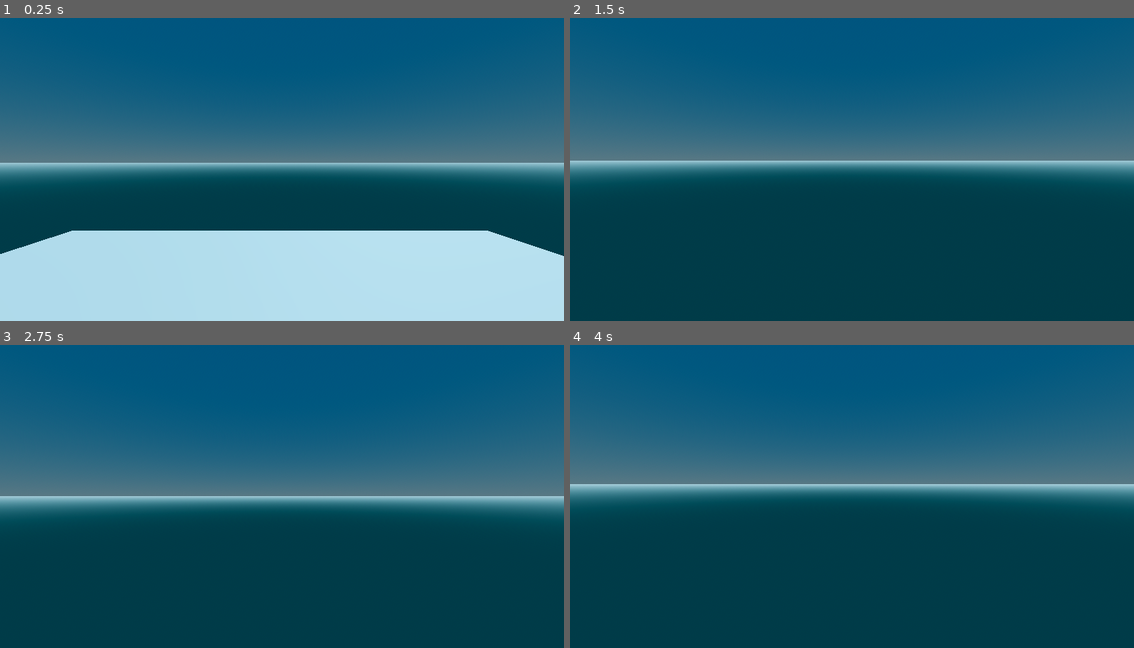
Above: before the commit, frames 1-4 (two rows, left to right).
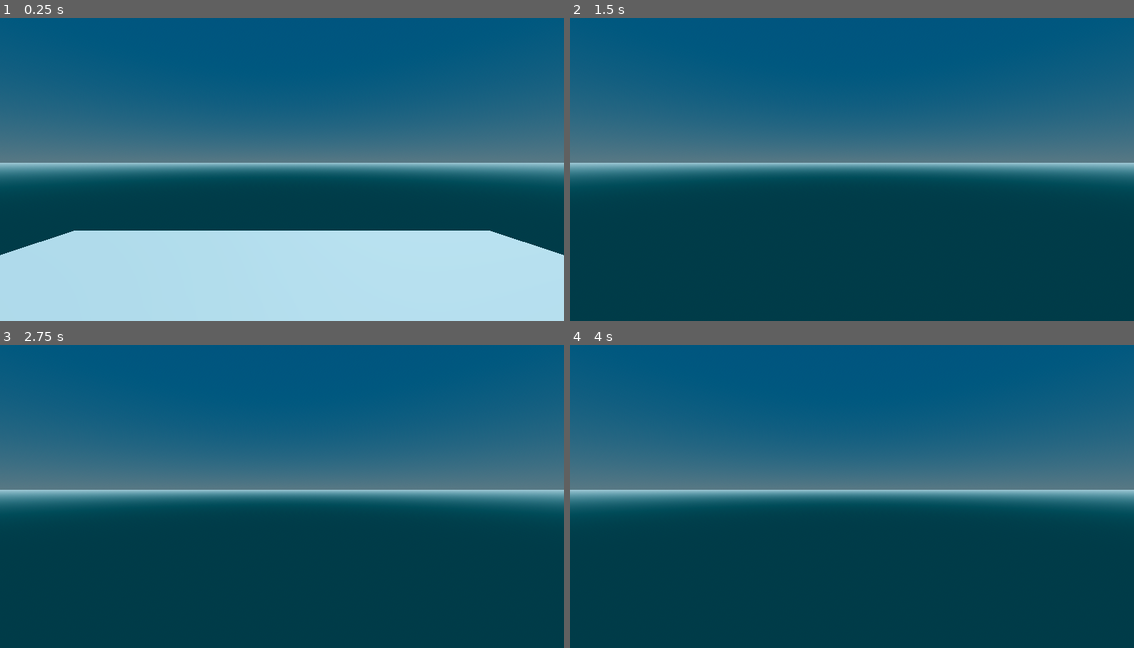
Above: after the commit, the same moments.

Repository: dorpen6/Level-3-Player-Movement
Game: Godot game, scene res://world.tscn
Two runs of this game, one before a commit and one after it. Both use one fixed random seed, a clock stepped at 60 frames per second and the inputs below.
Inputs (mouse positions are in pixels of both pictures, inside the frame that each line leads up to):
- Up to frame 1 (0.25 s): no input
- Up to frame 2 (1.5 s): move the mouse to (880, 160) at 0.52 s; hold Shift (Run) 0.53-1.28 s; hold W (forward) from 0.53 s (still down); tap Space (jump) at 0.77 s; move the mouse to (823, 163) at 1.27 s; tap Shift (Run) at 1.35 s
- Up to frame 3 (2.75 s): keep holding W (forward); tap Space (jump) at 1.52 s; tap Enter at 2 s; move the mouse to (293, 484) at 2.02 s; hold Shift (Run) from 2.03 s (still down)
- Up to frame 4 (4 s): keep holding W (forward); tap Space (jump) at 2.75, 3.02, 3.77 s; move the mouse to (846, 493) at 2.77 s; release Shift (Run) at 2.78 s; tap Shift (Run) at 2.85 s; tap Enter at 3.5 s; move the mouse to (891, 493) at 3.52 s; hold Shift (Run) from 3.53 s (still down)

The runs differ from the first frame. In frame 1, less than 0.1% of the frame differs, in the area x 0-100%, y 70-79%; in frame 2, 1.6%; in frame 3, 5.8%, in the area x 0-100%, y 47-55%; in frame 4, 5.1%.

Commit message:
Level 1 Player Movement UPDATE 2

Diff:
--- a/Player.gd
+++ b/Player.gd
@@ -5,21 +5,6 @@
 @export var run_speed = 10.0
 @export var jump = 5.0
 @export var gravity = 9.8
-@export var sensitivity = 0.003
-@export var bob_freq = 2.0
-@export var bob_amp = 0.1
-@export var t_bob = 0.0
-@onready var head = $Head
-@onready var camera = $Head/Camera
-
-func _ready():
-	Input.set_mouse_mode(Input.MOUSE_MODE_CAPTURED)
-
-func _unhandled_input(event):
-	if event is InputEventMouseMotion:
-		head.rotate_y(-event.relative.x * sensitivity)
-		camera.rotate_x(-event.relative.y * sensitivity)
-		camera.rotation.x = clamp(camera.rotation.x, deg_to_rad(-40), deg_to_rad(60))
 
 func _physics_process(delta):
 	# GRAVITY
@@ -39,24 +24,18 @@
 	# GET INPUT DIRECTIONS 2D
 	var input_dir = Input.get_vector("left", "right", "forward", "backward")
 
-	# APPLY IT TO 3D
-	var directions = (head.transform.basis * Vector3(input_dir.x, 0, input_dir.y)).normalized()
+	# TRANSFORM IT TO 3D
+	var direction = (transform.basis * Vector3(input_dir.x, 0, input_dir.y)).normalized()
 
-	if directions:
-		velocity.x = directions.x * speed
-		velocity.z = directions.z * speed
+	if is_on_floor():
+		if direction:
+			velocity.x = direction.x * speed
+			velocity.z = direction.z * speed
+		else:
+			velocity.x = lerp(velocity.x, direction.x * speed, delta * 6.0)
+			velocity.z = lerp(velocity.z, direction.z * speed, delta * 6.0)
 	else:
-		velocity.x = 0.0
-		velocity.z = 0.0
-
-	# HEAD BOB
-	t_bob += delta * velocity.length() * float(is_on_floor())
-	camera.transform.origin = _headbob(t_bob)
+		velocity.x = lerp(velocity.x, direction.x * speed, delta * 3.0)
+		velocity.z = lerp(velocity.z, direction.z * speed, delta * 3.0)
 
 	move_and_slide()
-
-func _headbob(time) -> Vector3:
-	var pos = Vector3.ZERO
-	pos.y = sin(time * bob_freq) * bob_amp
-	pos.x = cos(time * bob_freq / 2) * bob_amp
-	return pos
